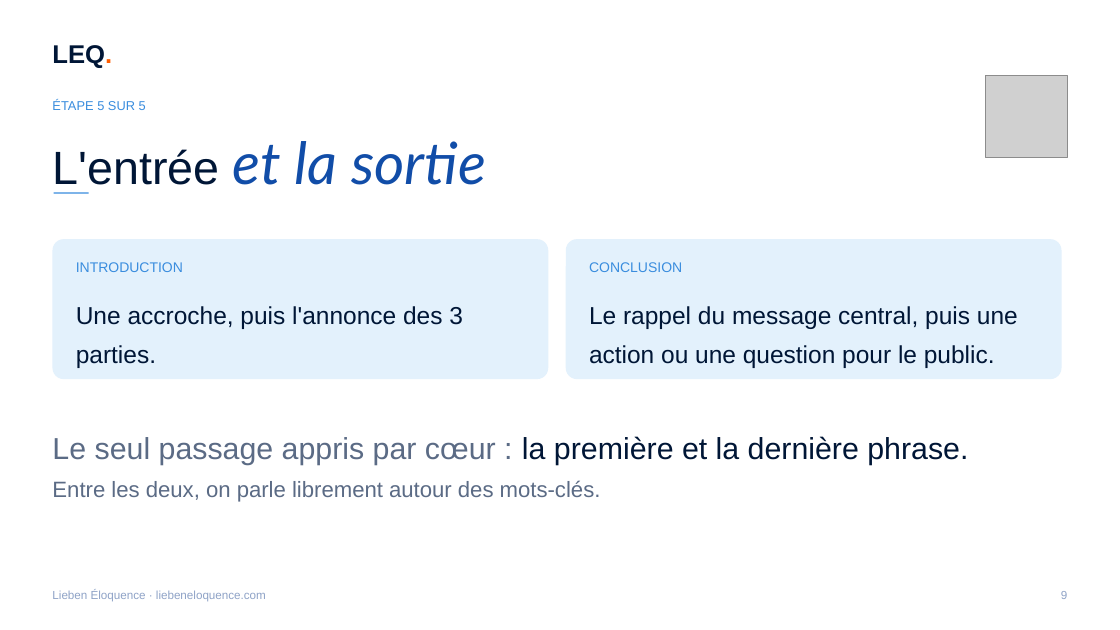
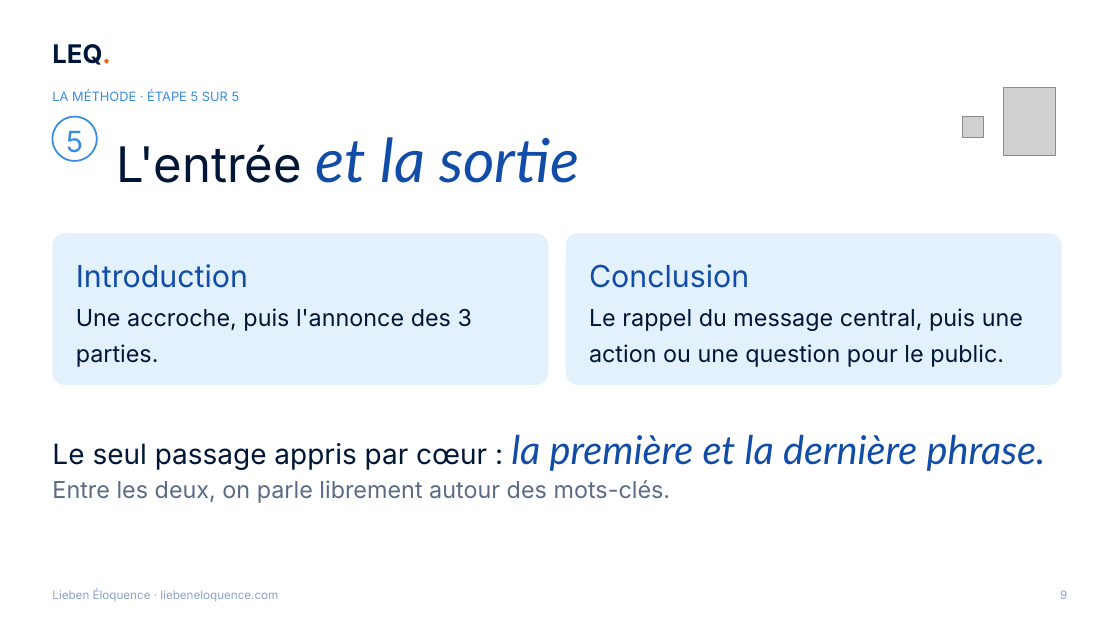
Before and after one commit to ahiale/liebeneloquence-site, a slide deck: slide 9 of communication/atelier/LEQ-capsule-squelette.pptx. Drawn at 1120x630 pixels with LibreOffice and Linux fonts; fonts in the diff are those of the drawing; grey boxes stand for pictures; background and template pictures are left out. Boxes give left, top, right and bottom in pixels: in the first picture for what was removed or moved away, otherwise in the second. Text is boxed around its words. In the diff, an @@ line names an element or a change of style, - is before the commit and + after.

```diff
--- a/communication/atelier/LEQ-capsule-squelette.pptx
+++ b/communication/atelier/LEQ-capsule-squelette.pptx
@@ picture resized from (x1=986, y1=76, x2=1067, y2=157) to (x1=1003, y1=87, x2=1055, y2=155) @@
@@ text at (x1=52, y1=90, x2=240, y2=101): text changed; font Arial to Inter @@
-ÉTAPE 5 SUR 5
+LA MÉTHODE · ÉTAPE 5 SUR 5
@@ ellipse added at (x1=52, y1=117, x2=97, y2=161), fill #FFFFFF, outline #3A8DDE 1.5 pt @@
@@ text "L'entrée et la sortie" moved from (x1=52, y1=141, x2=486, y2=194) to (x1=117, y1=137, x2=579, y2=183) @@
@@ text "L'entrée et la sortie" at (x1=117, y1=137, x2=579, y2=183): size 40 to 42 pt, font Arial to Inter in "L'entrée"; size 50 to 52 pt in "et la sortie" @@
@@ picture added at (x1=963, y1=117, x2=984, y2=138) @@
@@ text added at (x1=66, y1=130, x2=83, y2=153), 25 pt, text #3A8DDE @@
+5
@@ rectangle removed at (x1=54, y1=192, x2=89, y2=193) @@
@@ rounded rectangle resized from (x1=52, y1=239, x2=548, y2=380) to (x1=52, y1=234, x2=548, y2=386) @@
@@ rounded rectangle resized from (x1=566, y1=239, x2=1062, y2=380) to (x1=566, y1=234, x2=1062, y2=386) @@
@@ text at (x1=76, y1=264, x2=248, y2=288): text changed; size 12 to 26 pt; font Arial to Inter; text colour #3A8DDE to #114DA8 @@
-INTRODUCTION
+Introduction
@@ text at (x1=589, y1=264, x2=749, y2=288): text changed; size 12 to 26 pt; font Arial to Inter; text colour #3A8DDE to #114DA8 @@
-CONCLUSION
+Conclusion
@@ text "Une accroche, puis l'annonce des ..." at (x1=76, y1=308, x2=472, y2=367): size 21 to 20 pt, font Arial to Inter @@
@@ text "Le rappel du message central, ..." at (x1=589, y1=308, x2=1023, y2=367): size 21 to 20 pt, font Arial to Inter @@
@@ text "Le seul passage appris par ..." at (x1=52, y1=434, x2=1046, y2=471): size 26 to 24 pt, font Arial to Inter, text colour #5B6B85 to #001636 in "Le seul passage appris par cœur :"; size 26 to 34 pt, font Arial to Lato, text colour #001636 to #114DA8, italic on in "la première et la dernière phrase." @@
@@ text "Entre les deux, on parle ..." at (x1=52, y1=480, x2=671, y2=503): size 19 to 20 pt, font Arial to Inter @@
@@ font Arial to Inter in 3 elements at (x1=52, y1=44, x2=110, y2=65), (x1=52, y1=589, x2=278, y2=601), (x1=1060, y1=590, x2=1067, y2=599) @@
```
Also in this commit, not shown: 11 other slides changed, 43 other files.
